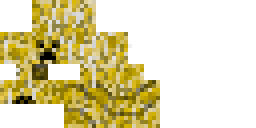
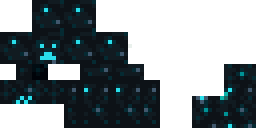
The second w=256, h=128 image is a revision of the first. Changes to its layers:
hid "creeper_harvester" over [0, 0, 160, 128]
added layer "creeper_sculk" above "creeper_bridger" over [0, 0, 256, 128]
